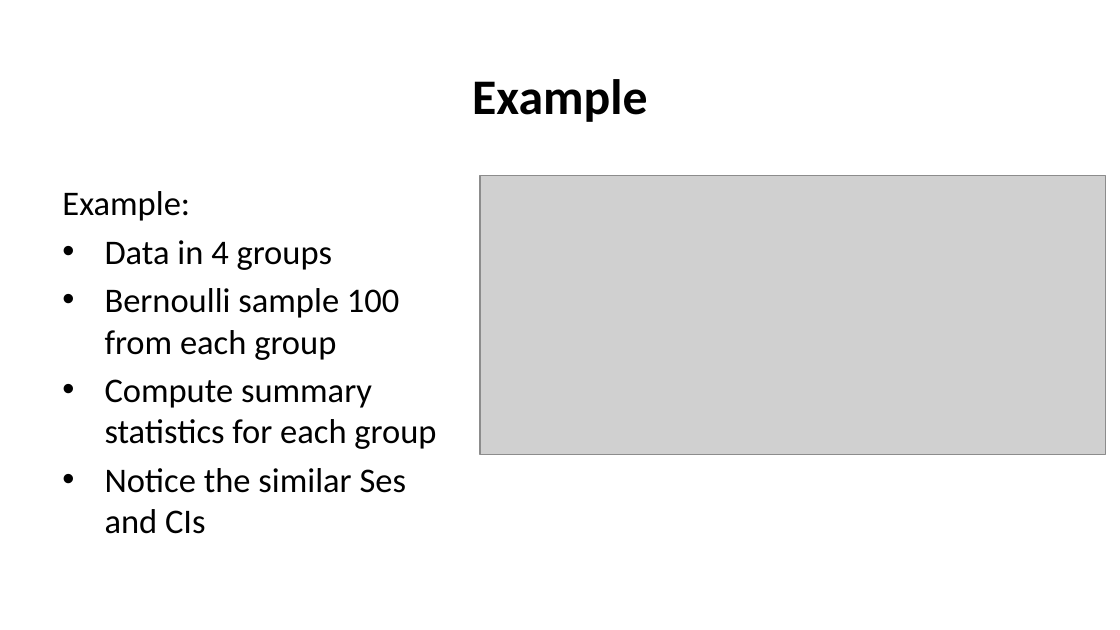
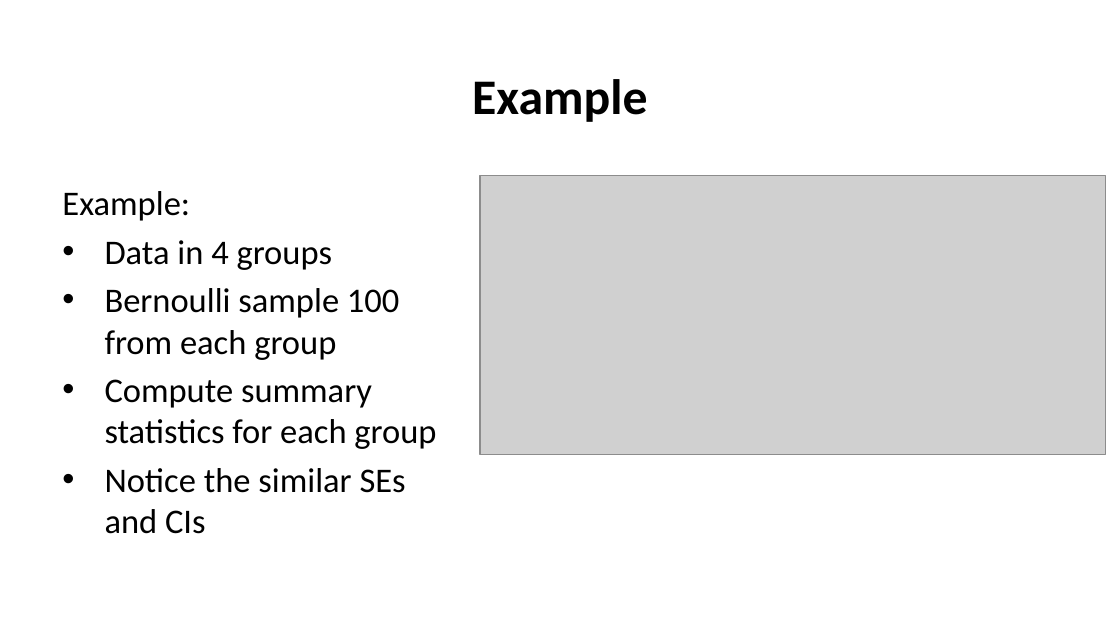
Before and after one commit to StephenElston/CSCI-E-83, a slide deck: slide 34 of LectureSlides/04_SamplingAndSimulation.pptx (slide 37 before the commit). Drawn at 1120x630 pixels with LibreOffice and Linux fonts; fonts in the diff are those of the drawing; grey boxes stand for pictures. Boxes give left, top, right and bottom in pixels: in the first picture for what was removed or moved away, otherwise in the second. Text is boxed around its words. In the diff, an @@ line names an element or a change of style, - is before the commit and + after.

Commit message:
Removed unneed slides from deck, updated slides and corrected typos

```diff
--- a/LectureSlides/04_SamplingAndSimulation.pptx
+++ b/LectureSlides/04_SamplingAndSimulation.pptx
@@ text at [105,468,406,534]: text changed @@
-• Notice the similar Ses and CIs
+• Notice the similar SEs and CIs
```
Also in this commit, not shown: 9 other slides changed, 5 slides added, 7 slides removed.
